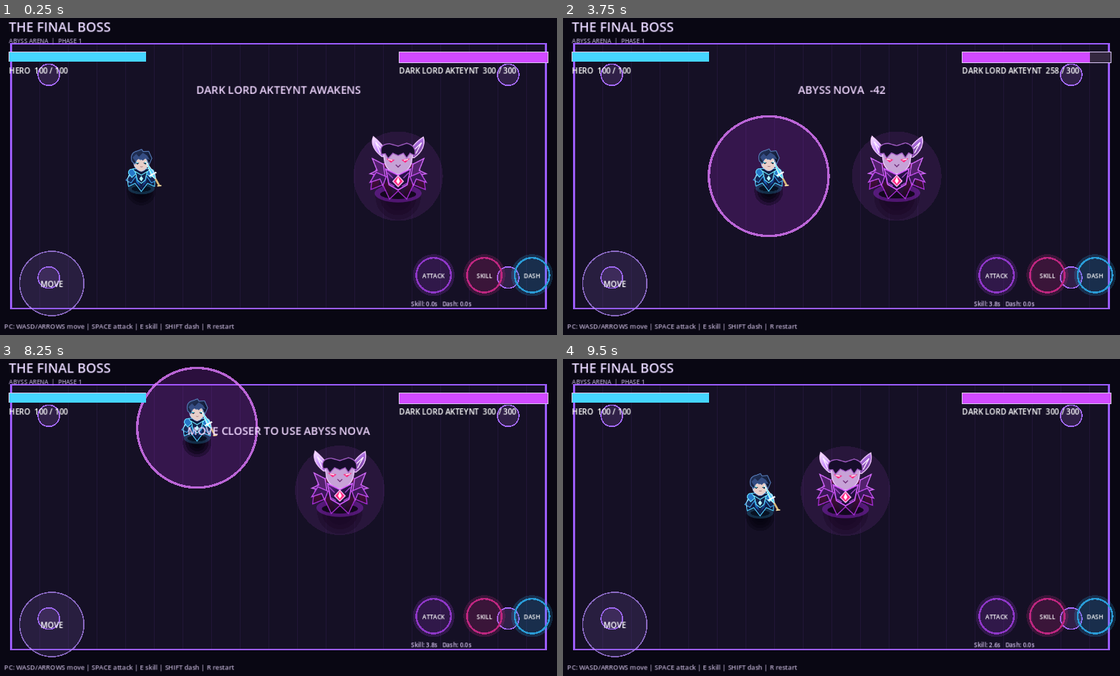
Above: before the commit, frames 1-4 (two rows, left to right).
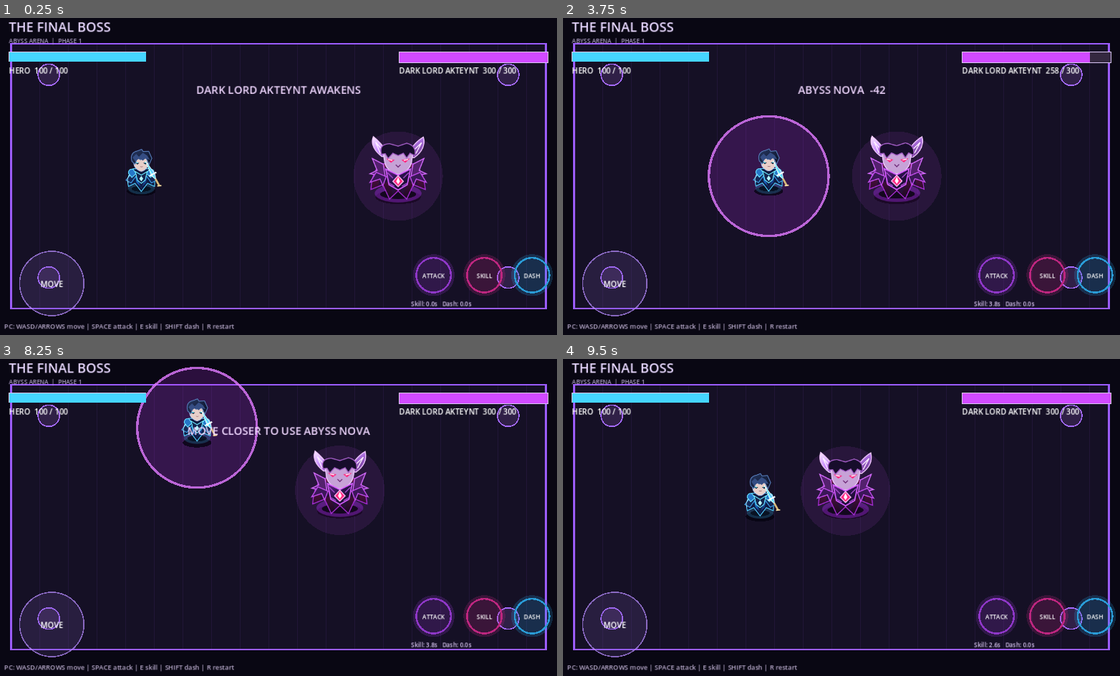
Above: after the commit, the same moments.

Repository: diyorxushvaqtov00-hub/the-final-boss
Game: Godot game, scene res://scenes/main.tscn
Same seed, same stepped clock (60 frames per second), same inputs: the game is played once before the commit and once after it.
Inputs (mouse positions are in pixels of both pictures, inside the frame that each line leads up to):
- Up to frame 1 (0.25 s): no input
- Up to frame 2 (3.75 s): tap Enter at 0.5 s; move the mouse to (969, 160) at 0.52 s; hold D 0.53-1.25 s; hold Shift 0.53-1.25 s; click (969, 160) at 0.67 s; tap Space at 0.77 s; drag from (724, 192) to (813, 239) at 1.27 s; move the mouse to (897, 106) at 2.02 s; hold D 2.03-2.75 s; tap R at 2.1 s; drag from (813, 239) to (668, 128) at 2.77 s; move the mouse to (1014, 224) at 3.52 s; hold A from 3.53 s (still down); hold E from 3.53 s (still down)
- Up to frame 3 (8.25 s): tap Space at 3.77, 6.77 s; release A at 4.25 s; release E at 4.25 s; drag from (105, 469) to (194, 435) at 4.27 s; move the mouse to (306, 517) at 5.02 s; hold S 5.03-5.75 s; hold Shift 5.03-5.75 s; click (306, 517) at 5.17 s; drag from (194, 435) to (161, 533) at 5.77 s; move the mouse to (406, 501) at 6.52 s; hold W 6.53-7.25 s; tap R at 6.6 s; drag from (161, 533) to (250, 580) at 7.27 s; move the mouse to (334, 447) at 8.02 s; hold S from 8.03 s (still down); hold E from 8.03 s (still down)
- Up to frame 4 (9.5 s): release S at 8.75 s; release E at 8.75 s; drag from (813, 580) to (668, 469) at 8.77 s

The runs differ from the first frame. In frame 1, less than 0.1% of the frame differs, in the area x 68-75%, y 58-61%; in frame 2, less than 0.1%, in the area x 34-59%, y 52-62%; in frame 3, less than 0.1%; in frame 4, less than 0.1%.

Commit message:
Refine sprite ground shadow rendering

Diff:
--- a/scripts/main.gd
+++ b/scripts/main.gd
@@ -355,11 +355,10 @@
 		draw_string(ThemeDB.fallback_font, Vector2(0, screen_size.y * 0.52), "TAP TO PLAY AGAIN  |  PRESS R", HORIZONTAL_ALIGNMENT_CENTER, screen_size.x, 16, Color("#bca5d8"))
 
 func draw_ellipse_shadow(center: Vector2, radii: Vector2, color: Color) -> void:
-	# Lightweight ellipse made from layered circles for a soft ground shadow.
-	for i in range(5, 0, -1):
-		var scale := float(i) / 5.0
-		draw_circle(center, radii.x * scale, Color(color.r, color.g, color.b, color.a * (1.0 - scale * 0.55)))
-		draw_circle(center + Vector2(0, 0), radii.y * scale, Color(color.r, color.g, color.b, 0.0))
+	# Draw a flattened shadow under the sprite, then restore the normal canvas transform.
+	draw_set_transform(center, 0.0, Vector2(1.0, radii.y / maxf(radii.x, 1.0)))
+	draw_circle(Vector2.ZERO, radii.x, color)
+	draw_set_transform(Vector2.ZERO, 0.0, Vector2.ONE)
 
 func _draw_bar(pos: Vector2, width: float, height: float, ratio: float, fill: Color) -> void:
 	draw_rect(Rect2(pos, Vector2(width, height)), Color("#342840"), true)
